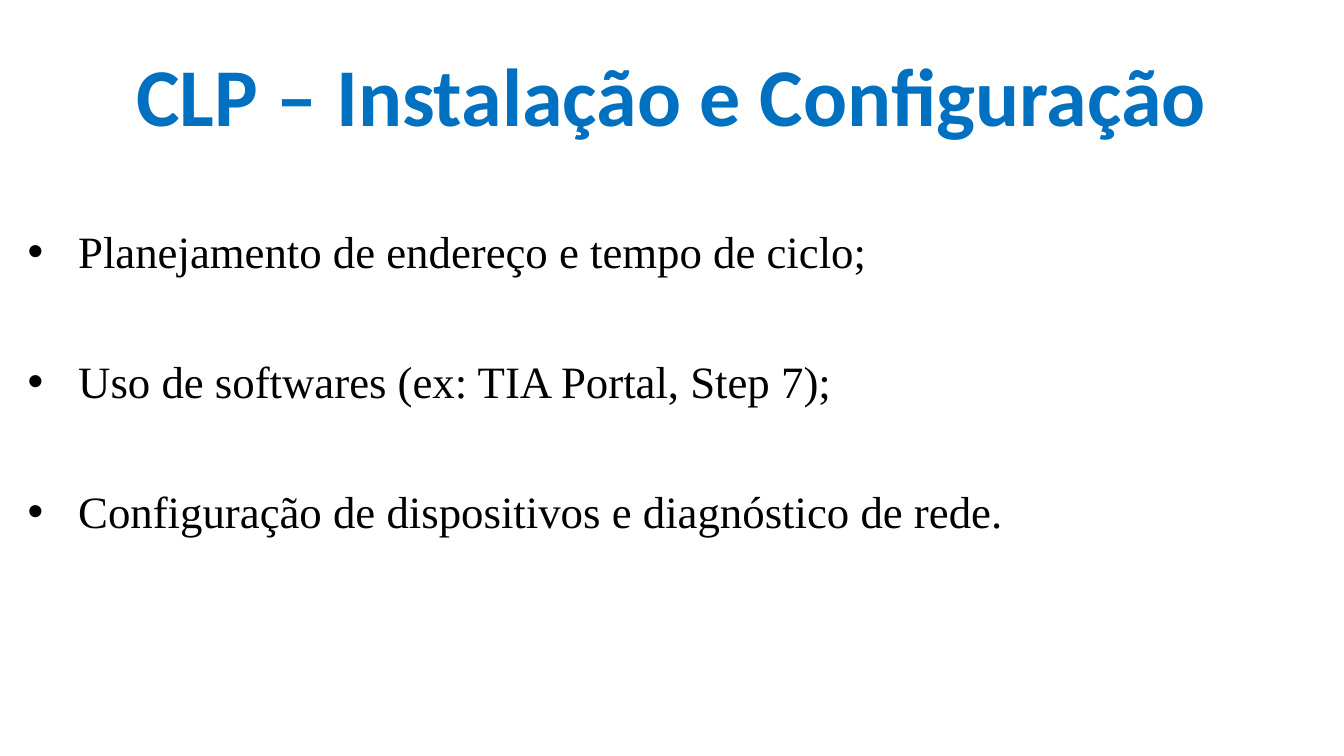
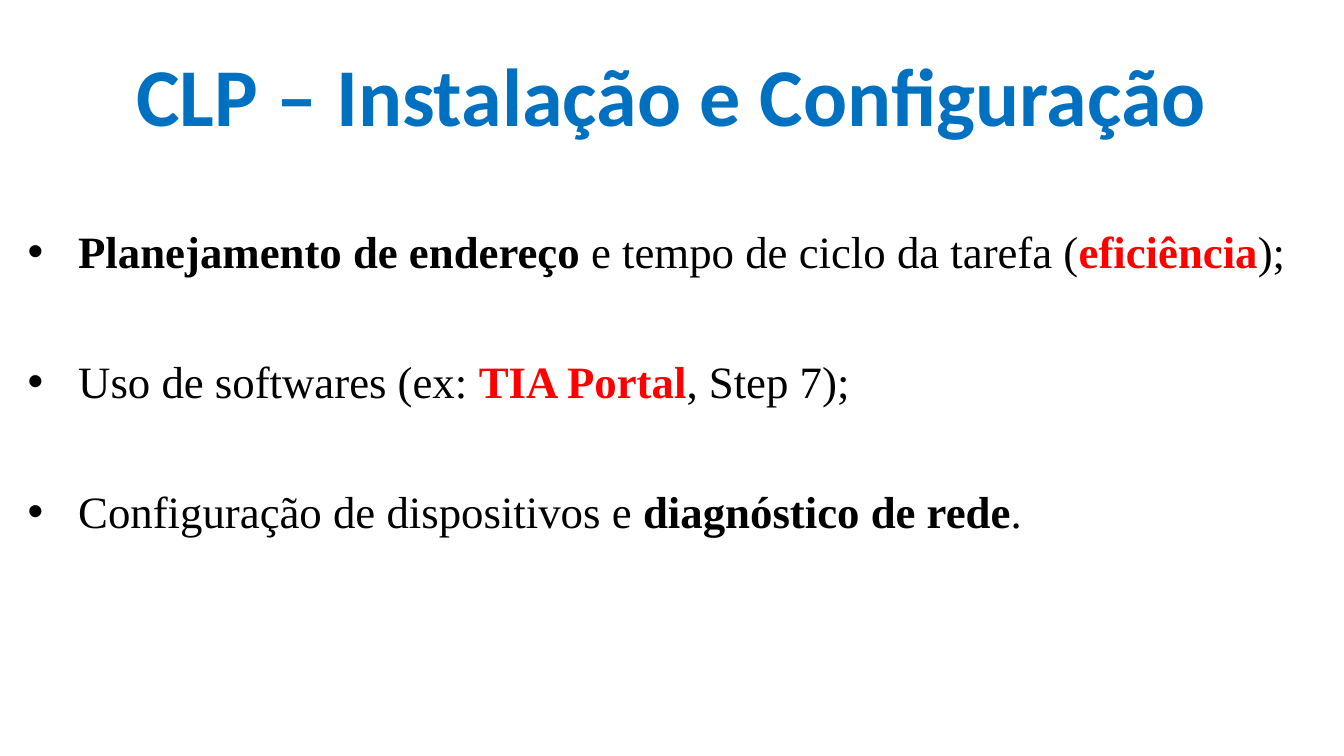
Before and after one commit to CloudEducationBrazil/WydenUniRuyControladoresLogicosProgCLP, a slide deck: slide 8 of 01 Classes/Aula7 - CLP - Redes Industriais PROFIBUS.pptx (slide 6 before the commit). Drawn at 1344x756 pixels with LibreOffice and Linux fonts; fonts in the diff are those of the drawing; background and template pictures are left out. Boxes give left, top, right and bottom in pixels: in the first picture for what was removed or moved away, otherwise in the second. Text is boxed around its words. In the diff, an @@ line names an element or a change of style, - is before the commit and + after.

```diff
--- a/01 Classes/Aula7 - CLP - Redes Industriais PROFIBUS.pptx
+++ b/01 Classes/Aula7 - CLP - Redes Industriais PROFIBUS.pptx
@@ text at <box>78,236,1285,278</box>: text changed; bold on @@
-• Planejamento de endereço e tempo de ciclo;
+• Planejamento de endereço e tempo de ciclo da tarefa (eficiência);
@@ text at <box>78,366,1022,538</box>: text colour #000000 to #FF0000 in "TIA Portal,"; bold on in "TIA Portal,", "diagnóstico de rede." @@
```
Also in this commit, not shown: 6 other slides changed, 2 slides added, 3 other files.
